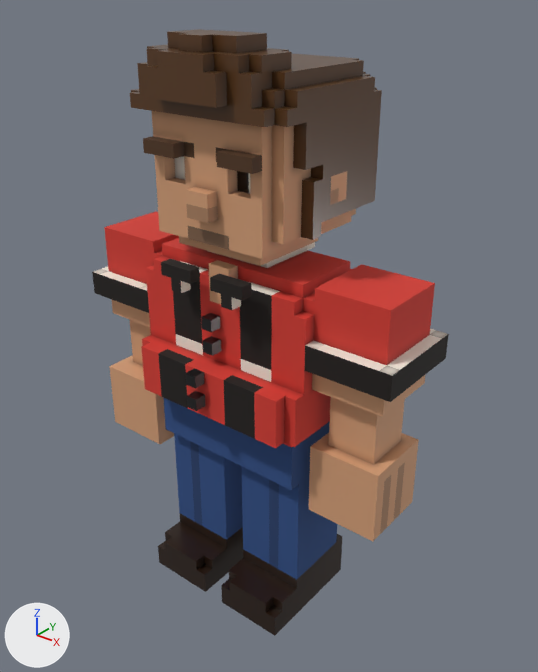
The glTF model src/games/callofblocky/models/fighters/bowler.glb: old version first, new version second.
Camera for both pictures: a 50 mm camera at (1.47, -1.755, 18.392) aimed at (0.037, 0.036, 17.281). Lighting does not change. The marker at lower left points along +X, +Y and +Z. The first picture is the older version. Vertices at exactly the same position are counted once.

In view in the first picture: 'body'.
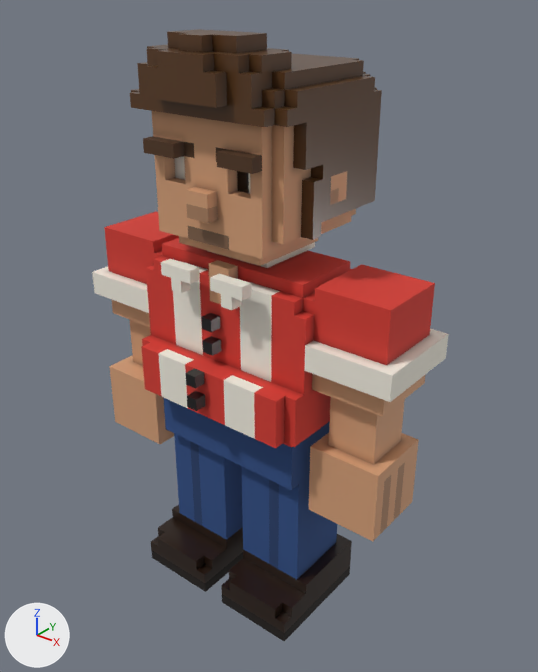
What differs and where, as boxes (x1, y1, x2, y2) in the pictures (538 x 672 px):
```json
{"object": "body", "change": "reshaped", "before": [92, 29, 449, 636], "after": [92, 29, 449, 641]}
{"part": 1, "of": "me_body", "change": "built on", "before": [158, 511, 342, 636], "after": [151, 504, 352, 641]}
{"part": 2, "of": "me_body", "change": "surface changed", "before": [92, 258, 449, 439], "after": [92, 258, 449, 564], "on screen": "black to grey"}
```

Scene script edits in JSON lines:
```json
{"block": "me_body", "where": "# used by ob_body; location = (0.0, 0.0, 0.0)"}
{"op": "remove", "block": "me_body", "code": "me_body.from_pydata(...)  # 3475 vertices, 6394 faces; spans x -0.62..0.62, y -0.29..0.29, z 16.29..18.25"}
{"op": "add", "block": "me_body", "code": "me_body.from_pydata(...)  # 3507 vertices, 6454 faces; spans x -0.62..0.62, y -0.29..0.29, z 16.29..18.25"}
{"block": "me_body", "change": "me_body part 1"}
{"block": "me_body", "change": "16 vertices are removed from x -0.29..0.29, y -0.25..0.17, z 16.33..16.42"}
{"block": "me_body", "change": "58 faces are deleted"}
{"block": "me_body", "change": "4 vertices move from x -0.29..0.29, y -0.25..0.17, z 16.29 to x -0.33..0.33, y -0.25..0.17, z 16.29"}
{"block": "me_body", "change": "6 vertices are added at (0.29, -0.25, 16.42), (0.33, -0.12, 16.33), (0.33, -0.21, 16.33), (-0.29, -0.25, 16.42), (-0.33, 0.17, 16.37), (-0.33, 0.17, 16.42)"}
{"block": "me_body", "change": "16 new vertices lie (0.0, 0.0, 0.04) away from vertices in x -0.29..0.29, y -0.25..0.17, z 16.29..16.46"}
{"block": "me_body", "change": "13 new vertices lie (0.04, 0.0, 0.0) away from vertices in x 0.29, y -0.25..0.17, z 16.37..16.46"}
{"block": "me_body", "change": "13 new vertices lie (-0.04, 0.0, 0.0) away from vertices in x -0.29, y -0.25..0.17, z 16.37..16.46"}
{"block": "me_body", "change": "118 new faces join them"}
{"block": "me_body", "change": "me_body part 2: 396 kept faces spanning x -0.62..0.62, y -0.25..0.17, z 16.29..17.62 get new texture (UV) coordinates"}
```
